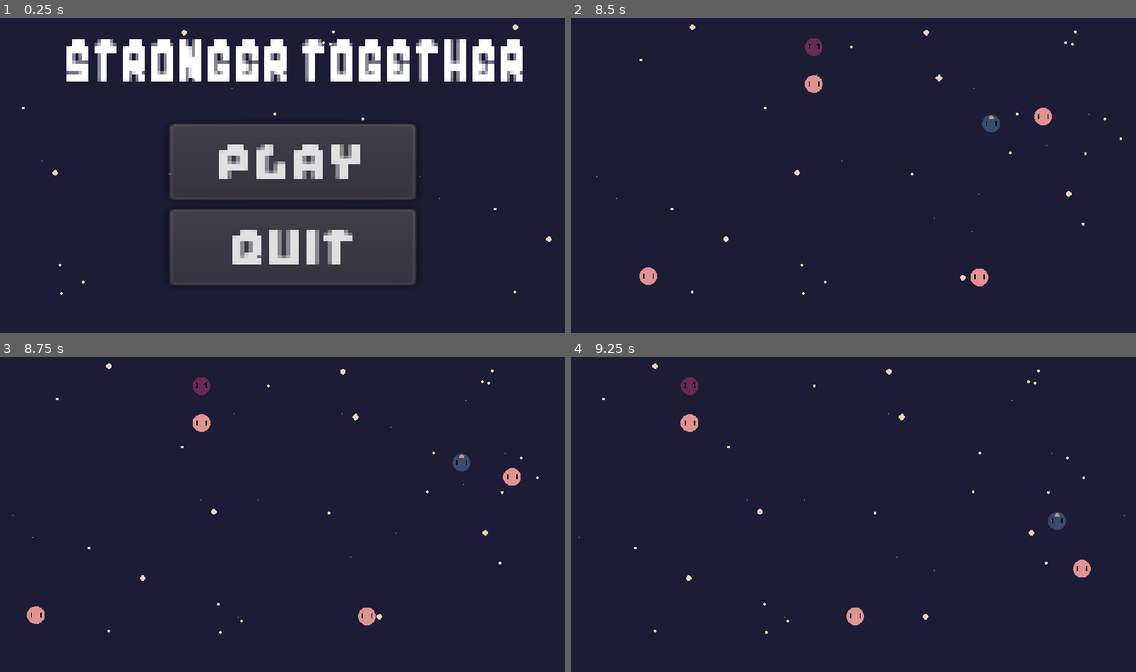
Above: before the commit, frames 1-4 (two rows, left to right).
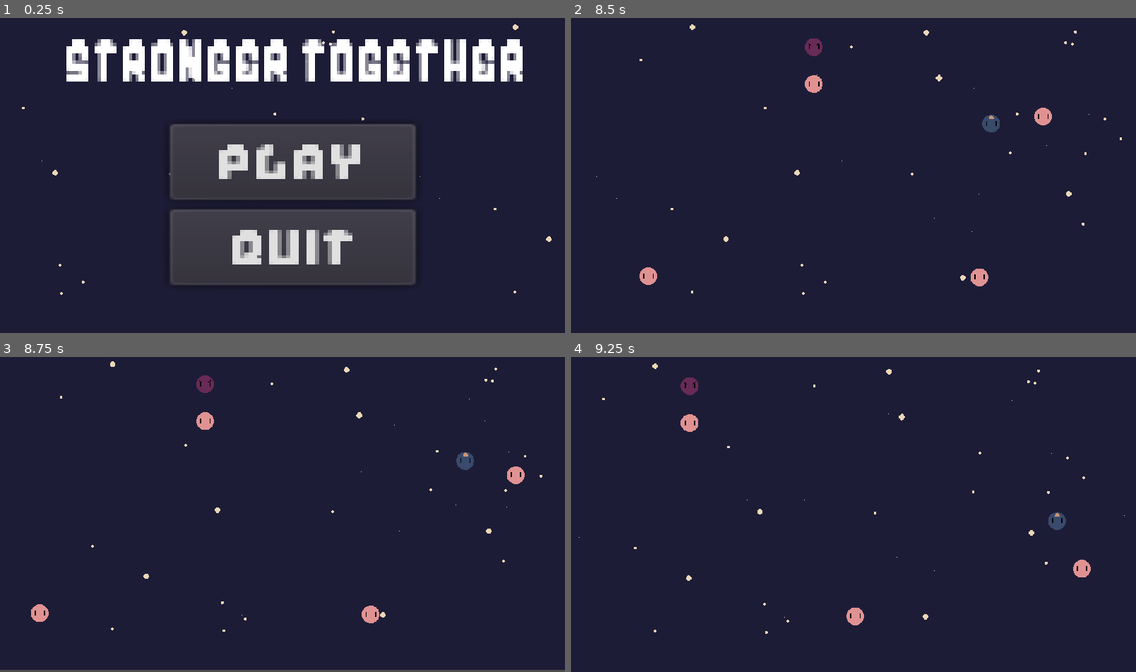
Above: after the commit, the same moments.

Repository: TacticalBanana96/stronger-together-2021
Game: Godot game, scene res://src/screens/MainScreen.tscn
Two runs of this game, one before a commit and one after it. Both use one fixed random seed, a clock stepped at 60 frames per second and the inputs below. Sound files missing from this copy of the repository are replaced by a short silence.
Inputs:
- Up to frame 1 (0.25 s): no input
- Up to frame 2 (8.5 s): click "Play" at 0.5 s; hold D (move_right) 1.28-2.03 s; hold S (move_down) 2.03-2.78 s; hold D (move_right) 2.78-3.53 s; hold W (move_up) 3.53-4.28 s; hold A (move_left) 4.28-5.78 s; hold S (move_down) 5.78-6.53 s; hold D (move_right) 6.53-7.28 s; hold W (move_up) 7.28-8.03 s; hold D (move_right) from 8.03 s (still down)
- Up to frame 3 (8.75 s): keep holding D (move_right)
- Up to frame 4 (9.25 s): release D (move_right) at 8.78 s; hold S (move_down) from 8.78 s (still down)

Frames 1-2 are identical in both runs. In frame 3, 1.5% of the frame differs, in the area x 0-100%, y 1-100%; in frame 4, nothing differs.
Error after the commit: Invalid operands 'int' and 'String' in operator '+'. (res://src/scripts/Score.gd:16)

Commit message:
adding screenshake and starting to keep track of health and score

Diff:
--- a/src/actors/Moon.gd
+++ b/src/actors/Moon.gd
@@ -23,6 +23,9 @@
 
 
 func _physics_process(delta: float) -> void:
+	if self.position.x < -100:
+		print("moon exited screen")
+		die()
 	_velocity.y = move_and_slide(_velocity, Vector2.UP).y
 
 
--- a/src/actors/TestLevel.tscn
+++ b/src/actors/TestLevel.tscn
@@ -10,6 +10,8 @@
 [ext_resource path="res://src/scripts/AudioStreamPlayer.gd" type="Script" id=8]
 [ext_resource path="res://src/scripts/AudioController.gd" type="Script" id=9]
 [ext_resource path="res://src/scripts/Camera2D.gd" type="Script" id=10]
+[ext_resource path="res://src/scripts/Health.gd" type="Script" id=11]
+[ext_resource path="res://src/scripts/Score.gd" type="Script" id=12]
 
 [sub_resource type="RectangleShape2D" id=1]
 extents = Vector2( 516.747, 10 )
@@ -27,6 +29,7 @@
 anchor_mode = 0
 current = true
 script = ExtResource( 10 )
+target = NodePath("..")
 
 [node name="scrollingbg1" type="Sprite" parent="."]
 texture = ExtResource( 4 )
@@ -76,3 +79,9 @@
 
 [node name="Explosion" type="AudioStreamPlayer2D" parent="Audio"]
 stream = ExtResource( 5 )
+
+[node name="Health" type="Node2D" parent="."]
+script = ExtResource( 11 )
+
+[node name="Score" type="Node2D" parent="."]
+script = ExtResource( 12 )
--- a/src/scripts/Camera2D.gd
+++ b/src/scripts/Camera2D.gd
@@ -11,6 +11,14 @@
 
 func _ready():
 	randomize()
+	Events.connect("player_hit_meteor", self, "_on_Player_hit_meteor")
+	Events.connect("moon_hit_meteor", self, "_on_Moon_hit_meteor")
+
+func _on_Player_hit_meteor(name):
+	add_trauma(0.5)
+
+func _on_Moon_hit_meteor(name):
+	add_trauma(0.4)
 
 func add_trauma(amount):
 	trauma = min(trauma + amount, 1.0)
--- a/src/scripts/EnemySpawner.gd
+++ b/src/scripts/EnemySpawner.gd
@@ -30,10 +30,12 @@
 		meteorDeltaTime = meteorDeltaTime /2.0
 		print("New TIMES", moonDeltaTime, meteorDeltaTime)
 		set_wait_timers(moonDeltaTime, meteorDeltaTime)
+		meteorSpawnCount = 0
 	if moonSpawnCount > 0 && fmod(moonSpawnCount, 20) == 0:
 		moonDeltaTime = moonDeltaTime / 2.0
 		print("New TIMES", moonDeltaTime, meteorDeltaTime)
 		set_wait_timers(moonDeltaTime, meteorDeltaTime)
+		moonSpawnCount = 0
 
 
 func spawn(object):
--- a/src/scripts/Events.gd
+++ b/src/scripts/Events.gd
@@ -9,3 +9,12 @@
 signal moon_hit_meteor(name)
 
 #meteor signals
+signal damage_done(amount)
+
+
+#health
+signal game_over()
+signal health_updated(newHealth)
+
+#score
+signal score_updated(newScore)
--- /dev/null
+++ b/src/scripts/Health.gd
@@ -0,0 +1,23 @@
+extends Node2D
+const MAX_HEALTH = 100
+var currentHealth
+
+# Declare member variables here. Examples:
+# var a: int = 2
+# var b: String = "text"
+
+
+# Called when the node enters the scene tree for the first time.
+func _ready() -> void:
+	currentHealth = MAX_HEALTH
+	Events.connect("damage_done", self, "_on_damage")
+
+
+func _on_damage(amount):
+	if (currentHealth - amount) < 0:
+		#TODO signal game over
+		Events.emit_signal("game_over")
+		currentHealth = 0
+	else:
+		currentHealth -= amount
+	Events.emit_signal("health_updated", currentHealth)
--- a/src/scripts/Meteor.gd
+++ b/src/scripts/Meteor.gd
@@ -3,6 +3,7 @@
 const ACCELERATION = 2000
 const MAX_SPEED = 300
 var _velocity = Vector2.ZERO
+var damage = 5
 
 func _ready() -> void:
 	_velocity.x = -MAX_SPEED
@@ -10,6 +11,7 @@
 	Events.connect("moon_hit_meteor", self, "_on_Moon_moon_hit_meteor")
 
 func _on_VisibilityNotifier2D_screen_exited() -> void:
+	Events.emit_signal("damage_done", damage)
 	die()
 
 func _on_Player_player_hit_meteor(name) -> void:
--- /dev/null
+++ b/src/scripts/Score.gd
@@ -0,0 +1,17 @@
+extends Node2D
+var currentScore
+
+# Declare member variables here. Examples:
+# var a: int = 2
+# var b: String = "text"
+
+
+# Called when the node enters the scene tree for the first time.
+func _ready() -> void:
+	currentScore = 0
+	Events.connect("moon_hit_meteor", self, "_on_score")
+
+
+func _on_score(score):
+	currentScore += score
+	Events.emit_signal("score_updated", currentScore)
--- /dev/null
+++ b/src/userinterface/HealthInterface.gd
@@ -0,0 +1,18 @@
+extends Control
+
+
+# Declare member variables here. Examples:
+# var a: int = 2
+# var b: String = "text"
+
+
+# Called when the node enters the scene tree for the first time.
+func _ready() -> void:
+	Events.connect("health_updated", self, "_on_heath_updated")
+	Events.connect("score_updated", self, "_on_score_updated")
+
+func _on_heath_updated(newHealth):
+	pass
+# Called every frame. 'delta' is the elapsed time since the previous frame.
+#func _process(delta: float) -> void:
+#	pass
--- /dev/null
+++ b/src/userinterface/HealthInterface.tscn
@@ -0,0 +1,21 @@
+[gd_scene load_steps=2 format=2]
+
+[ext_resource path="res://src/userinterface/HealthInterface.gd" type="Script" id=1]
+
+[node name="HealthInterface" type="Control"]
+anchor_right = 1.0
+anchor_bottom = 1.0
+script = ExtResource( 1 )
+__meta__ = {
+"_edit_use_anchors_": false
+}
+
+[node name="Bars" type="VBoxContainer" parent="."]
+margin_right = 1024.0
+margin_bottom = 106.0
+__meta__ = {
+"_edit_use_anchors_": false
+}
+
+[node name="LifeBar" type="VBoxContainer" parent="Bars"]
+margin_right = 1024.0
Not shown: 1 places in src/actors/TestLevel.tscn that only renumber resources
